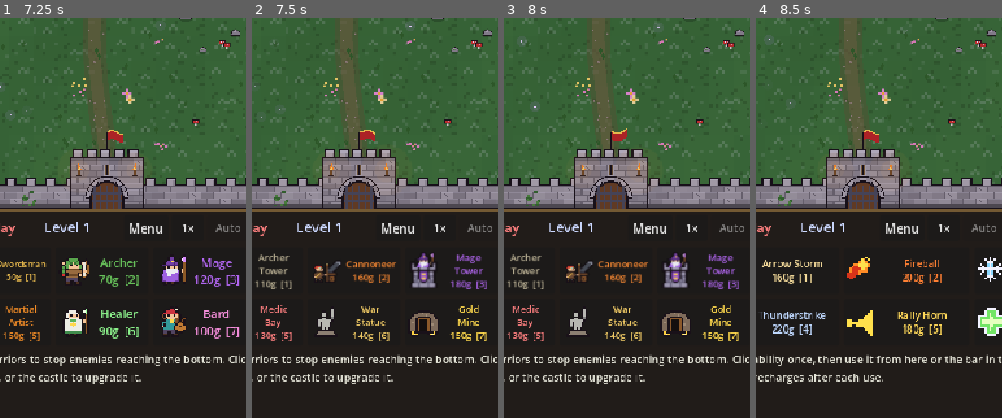
Above: before the commit, frames 1-4 (left to right).
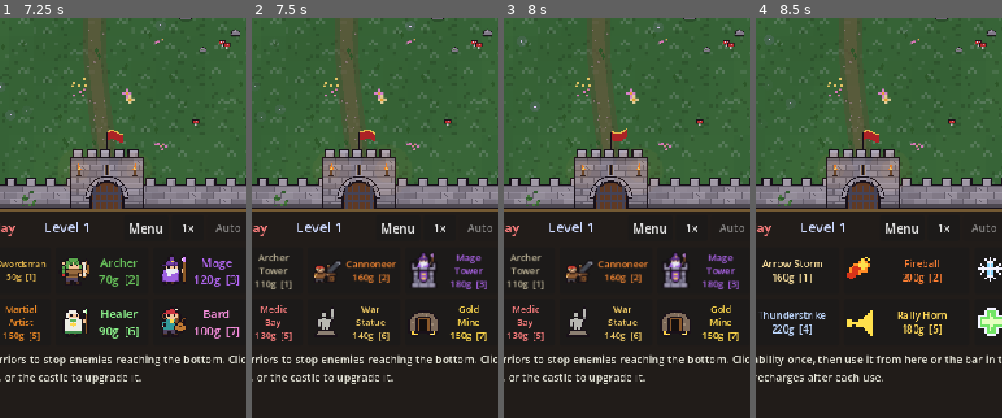
Above: after the commit, the same moments.

Repository: JaydonDiaz/Hold_The_Line
Game: Godot game, scene res://main.tscn
Two runs of this game, one before a commit and one after it. Both use one fixed random seed, a clock stepped at 60 frames per second and the inputs below.
Inputs (mouse positions are % of the whole screen's width and height, from its top left):
- Up to frame 1 (7.25 s): click "Start Wave 1" at 0.5 s; click "Start Wave 1" at 1.25 s; tap A at 2, 2.75 s; move the mouse to (72, 45) at 2.02 s; hold W 2.03-2.75 s; tap Enter at 2.1 s; click (72, 45) at 2.17 s; tap Space at 2.27, 2.57 s; drag from (30, 55) to (45, 70) at 2.77 s; click "1x" at 3.5 s; click "2x" at 4.25 s; click "3x" at 5 s; click "Spawn Wave 1" at 5.75 s; click "Troops [Z]" at 6.5 s
- Up to frame 2 (7.5 s): click "Emplacements [X]" at 7.25 s
- Up to frame 3 (8 s): no input
- Up to frame 4 (8.5 s): click "Abilities [V]" at 8 s
The pictures show only the part of the screen within x 28-78%, y 50-100%; the shares and areas given below are measured in that part.

Frame 1 is identical in both runs. In frame 2, 0.2% of the frame differs, in the area x 25-32%, y 61-67%; in frame 3, 0.2%; in frame 4, nothing differs.

Commit message:
Cannoneer redrawn in the same style as the other troops
A rounder head with a red bandana and brass goggles pushed up, eyes, a
short dark beard, a leather coat with a powder bandolier, and the linstock
kept inside the frame. The gun drill poses (carry, load, ram, light,
cover) are redrawn for the new body.

Co-Authored-By: Claude Opus 5.5 <noreply@anthropic.com>

Diff:
--- a/scripts/sprites.gd
+++ b/scripts/sprites.gd
@@ -1656,59 +1656,44 @@
 			},
 		},
 	},
-	"cannoneer": {  # A Deepdelve powder-gunner: red bandana, brass goggles, a bushy beard, a soot-dark
-		# leather coat with a bandolier of powder flasks, and a smouldering linstock in hand
+	"cannoneer": {  # A Deepdelve powder-gunner: red bandana with brass goggles pushed up, a short
+		# beard, a leather coat with a bandolier of powder, and a smouldering linstock in hand
 		"palette": {"R": Color(0.78, 0.2, 0.16), "G": Color(0.92, 0.72, 0.3), "g": Color(0.55, 0.82, 0.92),
-			"H": Color(0.24, 0.17, 0.13), "C": Color(0.44, 0.3, 0.2), "c": Color(0.3, 0.2, 0.13),
-			"Y": Color(0.95, 0.76, 0.3), "p": Color(0.32, 0.3, 0.33), "f": Color(0.2, 0.14, 0.1),
+			"H": Color(0.26, 0.15, 0.09), "C": Color(0.56, 0.36, 0.2), "c": Color(0.34, 0.22, 0.14),
+			"Y": Color(0.95, 0.76, 0.3), "p": Color(0.3, 0.29, 0.33), "f": Color(0.2, 0.14, 0.1),
 			"W": Color(0.55, 0.36, 0.18), "M": Color(1.0, 0.55, 0.15), "m": Color(1.0, 0.92, 0.55),
 			"D": Color(0.26, 0.26, 0.3), "d": Color(0.55, 0.56, 0.62)},
 		"rows": [
-			"............kmk.",
-			"....kkkkk...kMk.",
-			"...kRRRRRk..kWk.",
-			"..kRRRGgGk..kWk.",
-			"...kssssksk.kWk.",
-			"...kHsssssk.kWk.",
-			"...kHHHHHHk.kWk.",
-			"....kHHHHk..kWk.",
-			"..kCCCCYCCkkkWk.",
-			"..kCCCYCCCkssWk.",
-			"..kCCYCCCCkkkWk.",
-			"..ksYCCCCk..kWk.",
-			"...kcccccck.kWk.",
-			"...kpkkpk...kWk.",
-			"...kfk.kfk..kWk.",
-			"...kkk.kkk..kkk.",
+			"..............k.",
+			".....kkkkk...kmk",
+			"....kRRRRRk..kMk",
+			"...kRRRRRRRk.kWk",
+			"...kGgGkGgGk.kWk",
+			"....kskssksk.kWk",
+			"....kHssssHk.kWk",
+			"...kkHHHHHHkkkWk",
+			"..kCCCkHHkCCCkWk",
+			"..kCYCCCCCCCkssk",
+			"..kYCCCCCCCCkkWk",
+			"..ksCCCCCCCk.kWk",
+			"...kccccccck.kWk",
+			"...kppppppk..kWk",
+			"...kppkkppk..kWk",
+			"...kffk.kffk.kkk",
 		],
 		"legs_b": [   # mid-stride
-			"....kpkpk...kWk.",
-			"....kfkfk...kWk.",
-			"....kkkkk...kkk.",
+			"....kppkppk..kWk",
+			"....kffkffk..kWk",
+			"....kkkkkkk..kkk",
 		],
 		"poses": {
 			# The gun drill, in order: carry a ball up, load it into the muzzle, ram it home,
 			# touch off the fuse, and flinch with hands over the ears as the cannon fires.
-			"carry": {0: "............____", 1: "............____", 2: "............____", 3: "............____",
-				4: "............____", 5: "............____", 6: "............____", 7: "............____",
-				8: "..........kkkk__", 9: ".........skdDk__", 10: ".........skDDk__", 11: "..........kkkk__",
-				12: "............____", 13: "............____", 14: "............____", 15: "............____"},
-			"load": {0: "............____", 1: "............____", 2: "............____", 3: "............____",
-				4: "............____", 5: "............____", 6: "............____", 7: "............____",
-				8: "..........kkkkkkkk", 9: "..........CCCskdDk", 10: "..........kkkkkDDk", 11: "............__kkkk",
-				12: "............____", 13: "............____", 14: "............____", 15: "............____"},
-			"ram": {0: "............____", 1: "............____", 2: "............____", 3: "............____",
-				4: "............____", 5: "............____", 6: "............____", 7: "............____",
-				8: "..........kkkkkkkkkkkk", 9: "..........ksWWWWWWWWDDk", 10: "..........kkkkkkkkkkDDk", 11: "............__......kk",
-				12: "............____", 13: "............____", 14: "............____", 15: "............____"},
-			"light": {0: "............____", 1: "............____", 2: "............____", 3: "............____",
-				4: "............____", 5: "............____", 6: "............____", 7: "............____",
-				8: "..........kkkk", 9: "..........kssWWWWk", 10: "..........kkkkkkWkMk", 11: "............__..kMmk",
-				12: "............____.kk", 13: "............____", 14: "............____", 15: "............____"},
-			"cover": {0: "............____", 1: "............____", 2: "............____", 3: "............____",
-				4: ".ks........sk___", 5: ".ks........sk___", 6: "..C........C____", 7: "..C........C____",
-				8: "..........k_____", 9: "..........k_____", 10: "..........k_____", 11: "...C........____",
-				12: "............____", 13: "............____", 14: "............____", 15: "............____"},
+			"carry": {0: ".............___", 1: ".............___", 2: ".............___", 3: ".............___", 4: ".............___", 5: ".............___", 6: ".............___", 7: ".............___", 8: ".............kkk", 9: "............sdDk", 10: "............kDDk", 11: ".............kk_", 12: ".............___", 13: ".............___", 14: ".............___", 15: ".............___"},
+			"load": {0: ".............___", 1: ".............___", 2: ".............___", 3: ".............___", 4: ".............___", 5: ".............___", 6: ".............___", 7: ".............___", 8: ".............kkkkk", 9: "............CCsdDk", 10: ".............kkDDk", 11: ".............__kk", 12: ".............___", 13: ".............___", 14: ".............___", 15: ".............___"},
+			"ram": {0: ".............___", 1: ".............___", 2: ".............___", 3: ".............___", 4: ".............___", 5: ".............___", 6: ".............___", 7: ".............___", 8: ".............kkkkkkkkk", 9: "............ksWWWWWWWDk", 10: ".............kkkkkkkkDk", 11: ".............___....k", 12: ".............___", 13: ".............___", 14: ".............___", 15: ".............___"},
+			"light": {0: ".............___", 1: ".............___", 2: ".............___", 3: ".............___", 4: ".............___", 5: ".............___", 6: ".............___", 7: ".............___", 8: ".............kk", 9: "............ksWWk", 10: ".............__kWkMk", 11: ".............___kMmk", 12: ".............___.kk", 13: ".............___", 14: ".............___", 15: ".............___"},
+			"cover": {0: ".............___", 1: ".............___", 2: ".............___", 3: ".............___", 4: "..s.........s___", 5: "..s.........s___", 6: "..C.........C___", 7: "..C.........C___", 8: ".............___", 9: ".............___", 10: ".............___", 11: ".............___", 12: ".............___", 13: ".............___", 14: ".............___", 15: ".............___"},
 		},
 	},
 	"tower": {  # Stone tower, an archer at the battlements
